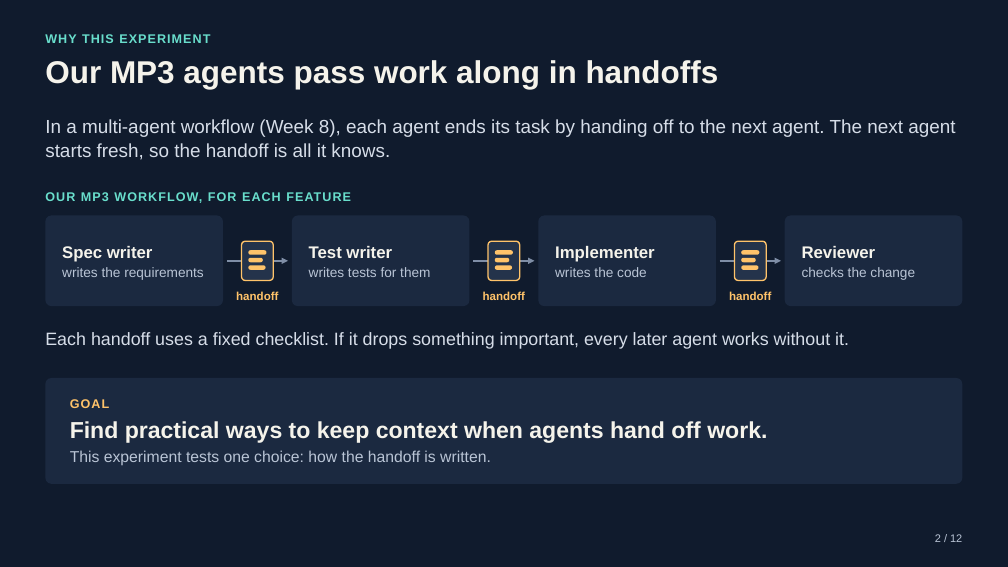
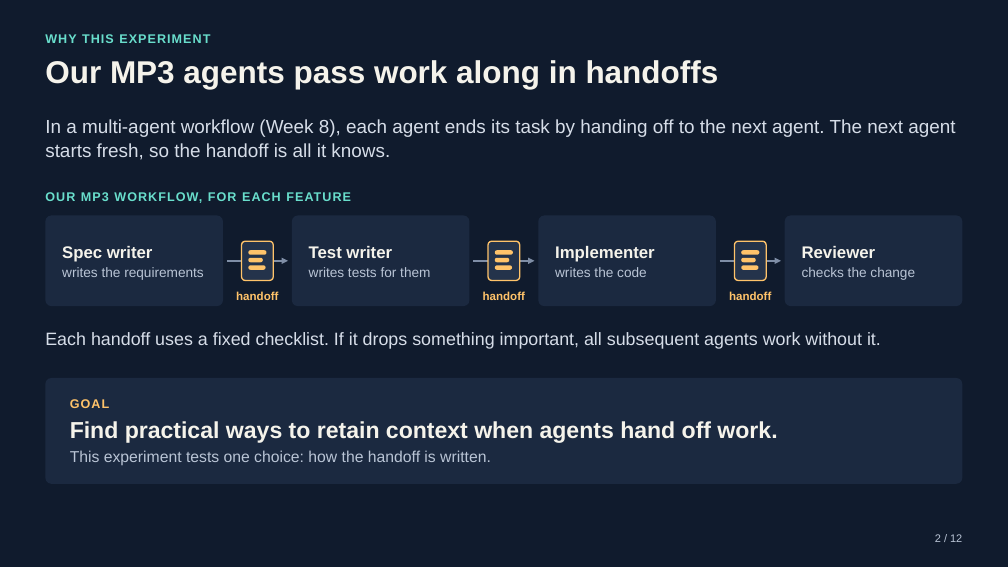
Before and after one commit to CS3227-2610-MP3-Deskmate/CS3227-2610-MP3, a slide deck: slide 2 of experiments/agent-handoff-2026-10-19/Agent_Handoff_Results.pptx. Drawn at 1008x567 pixels with LibreOffice and Linux fonts; fonts in the diff are those of the drawing. Boxes give left, top, right and bottom in pixels: in the first picture for what was removed or moved away, otherwise in the second. Text is boxed around its words. In the diff, an @@ line names an element or a change of style, - is before the commit and + after.

Commit message:
docs: Revise the agent handoff slides after review
Clearer wording, numerals, the shared topic list, likely reasons for the success-rule loss and revised limitations; fixes the backup slide's tool-access claim.

```diff
--- a/experiments/agent-handoff-2026-10-19/Agent_Handoff_Results.pptx
+++ b/experiments/agent-handoff-2026-10-19/Agent_Handoff_Results.pptx
@@ text at [45,332,881,349]: text changed @@
-Each handoff uses a fixed checklist. If it drops something important, every later agent works without it.
+Each handoff uses a fixed checklist. If it drops something important, all subsequent agents work without it.
@@ text in rounded rectangle at [70,421,777,443]: text changed @@
-Find practical ways to keep context when agents hand off work.
+Find practical ways to retain context when agents hand off work.
```
Also in this commit, not shown: 10 other slides changed, 1 other file.
